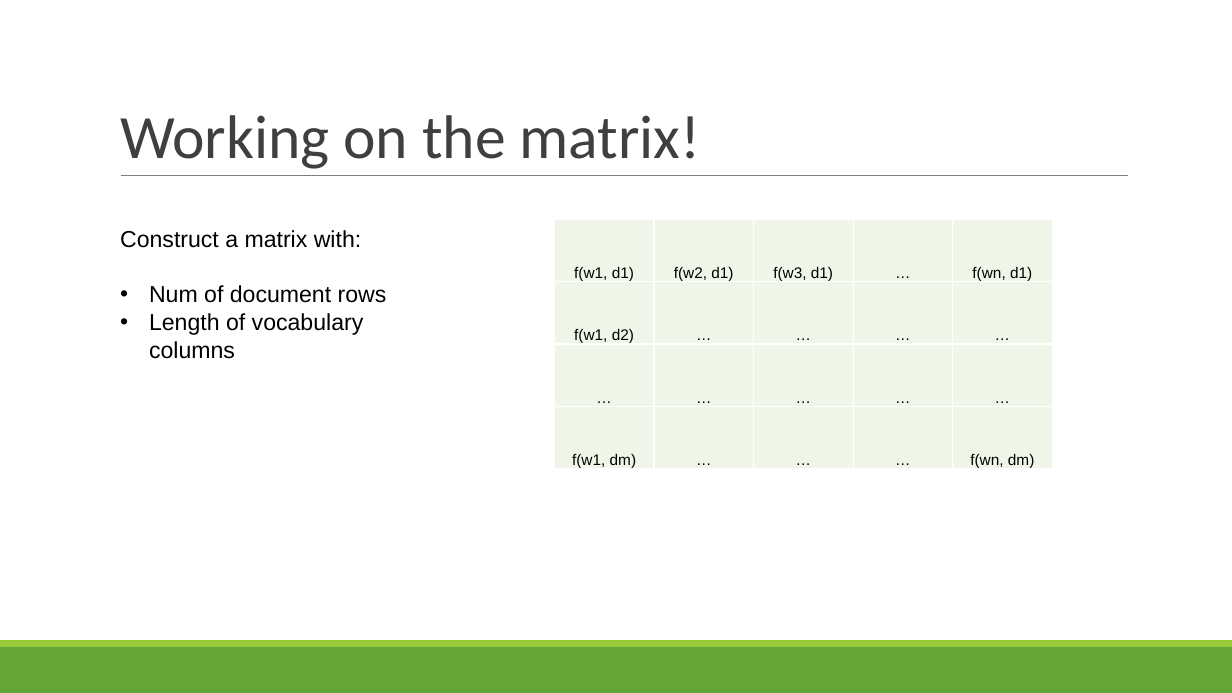
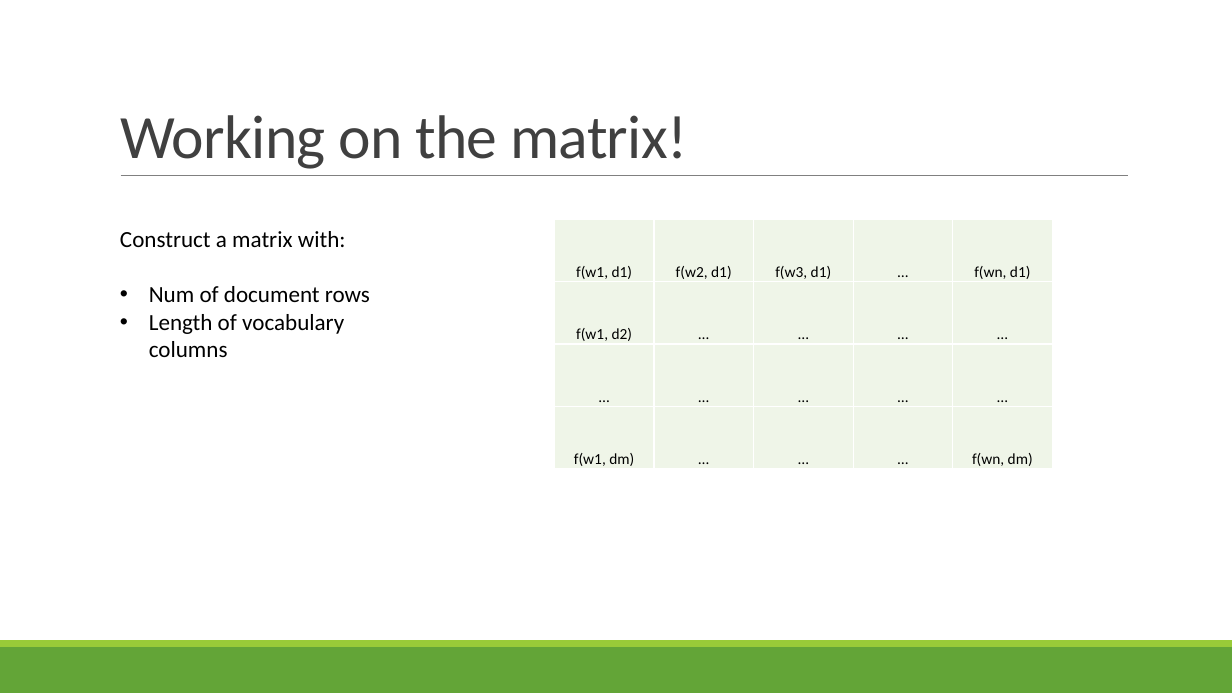
Before and after one commit to LinghanX/Project_Veritas, a slide deck: slide 9 of presentations/FakeNews_Final.pptx. Drawn at 1232x693 pixels with LibreOffice and Linux fonts; fonts in the diff are those of the drawing. Boxes give left, top, right and bottom in pixels: in the first picture for what was removed or moved away, otherwise in the second. Text is boxed around its words. In the diff, an @@ line names an element or a change of style, - is before the commit and + after.

```diff
--- a/presentations/FakeNews_Final.pptx
+++ b/presentations/FakeNews_Final.pptx
@@ title "Working on the matrix!" at (120, 115, 687, 169): text colour #3F3F3F to #404040, letter spacing 0 to -0.5 pt; indent changed @@
@@ text "Construct a matrix with:" at (120, 231, 370, 357): font Arial to Calibri @@
@@ table at (555, 220, 1054, 470) @@
@@ fill #EFF6E7 to #EFF6E8 in 20 cells @@
@@ font Arial to Calibri @@
```
Also in this commit, not shown: 14 other slides changed.
